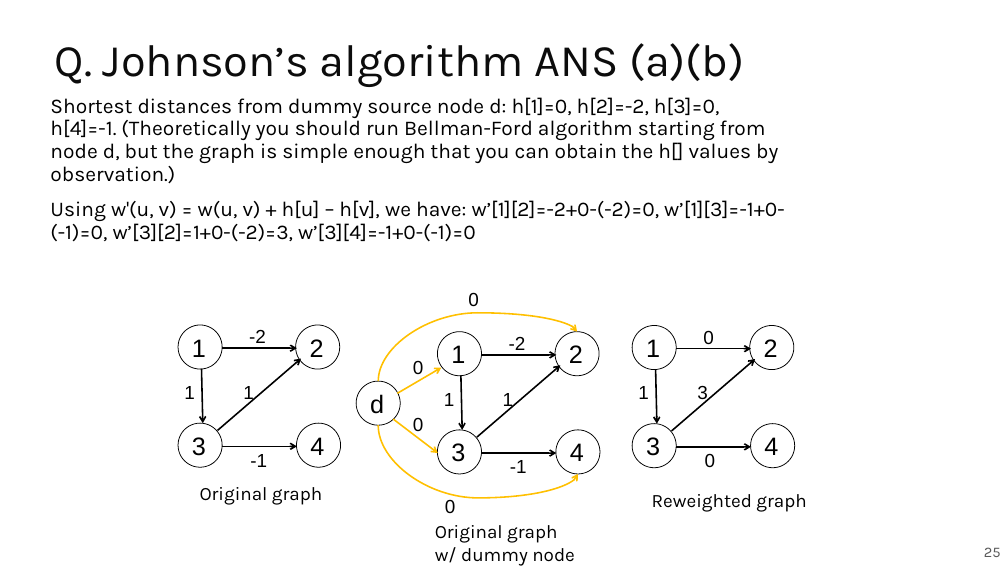
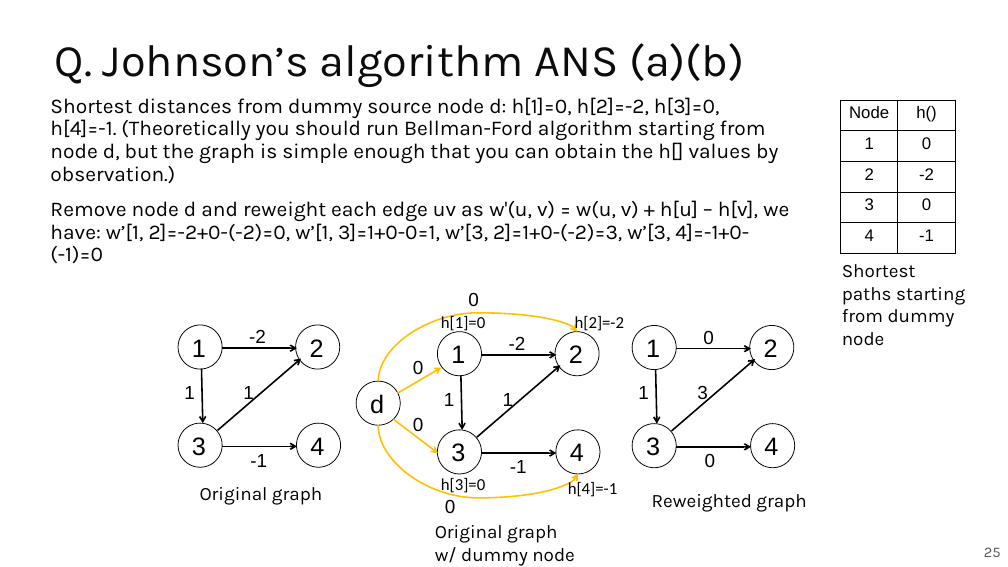
Before and after one commit to guhofstra/CSC111Fa25, a slide deck: slide 25 of PPTs/Lecture 13 Exercises ANS.pptx. Drawn at 1008x567 pixels with LibreOffice and Linux fonts; fonts in the diff are those of the drawing. Boxes give left, top, right and bottom in pixels: in the first picture for what was removed or moved away, otherwise in the second. Text is boxed around its words. In the diff, an @@ line names an element or a change of style, - is before the commit and + after.

```diff
--- a/PPTs/Lecture 13 Exercises ANS.pptx
+++ b/PPTs/Lecture 13 Exercises ANS.pptx
@@ table added at box(841, 100, 956, 253), 5 rows, 2 columns @@
+Node | h()
+1 | 0
+2 | -2
+3 | 0
+4 | -1
@@ text at box(50, 200, 789, 264): text changed @@
-Using w'(u, v) = w(u, v) + h[u] – h[v], we have: w’[1][2]=-2+0-(-2)=0, w’[1][3]=-1+0-(-1)=0, w’[3][2]=1+0-(-2)=3, w’[3][4]=-1+0-(-1)=0
+Remove node d and reweight each edge uv as w'(u, v) = w(u, v) + h[u] – h[v], we have: w’[1, 2]=-2+0-(-2)=0, w’[1, 3]=1+0-0=1, w’[3, 2]=1+0-(-2)=3, w’[3, 4]=-1+0-(-1)=0
@@ text added at box(842, 264, 965, 346), 18 pt, text #000000 @@
+Shortest paths starting from dummy node
@@ text added at box(441, 314, 485, 332), 16 pt, text #000000 @@
+h[1]=0
@@ text added at box(575, 316, 624, 332), 16 pt, text #000000 @@
+h[2]=-2
@@ text added at box(441, 478, 485, 513), 16 pt, text #000000 @@
+h[3]=0
@@ text added at box(568, 480, 617, 497), 16 pt, text #000000 @@
+h[4]=-1
```
Also in this commit, not shown: 1 other slide changed, 3 other files.
